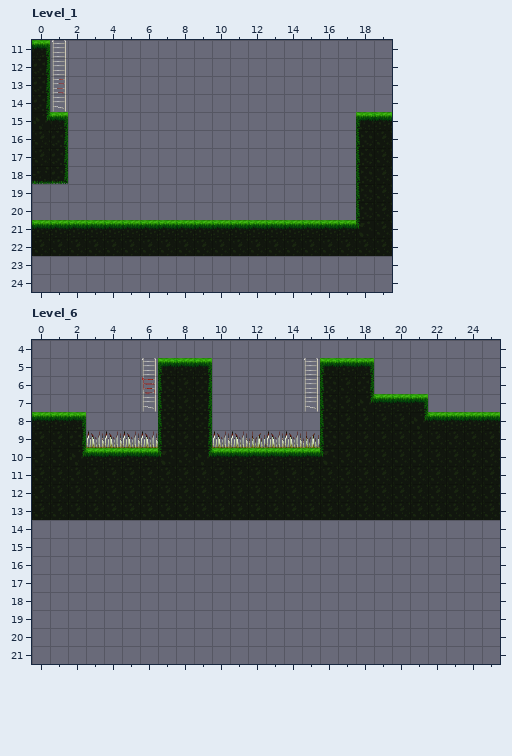
Two versions of a level (LDtk project, Assets/Mefedron(kolya)/LDtk_Lvls/Lvl_3.ldtk). The picture above is the old version.
Cells are 32x32 px. Shown: Level_1 x 0..19, y 11..24; Level_6 x 0..25, y 4..21. The commit also changed other parts of the map, which this record leaves out. The old version is drawn lined up with the new one.
After:
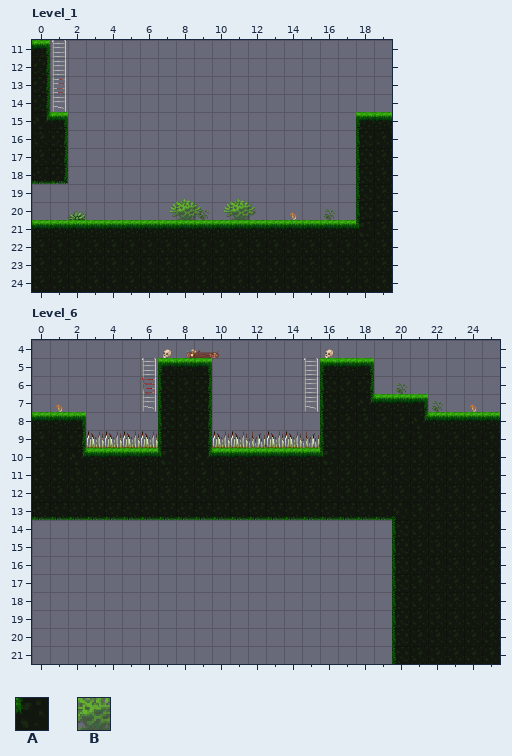
Key: from "Ground": A 1 "Ground"; from "Objects": B 1 "Objects".
_ is an empty cell.
Tiles of an added or newly shown layer are drawn over the layers below it.
From old to new:
Level_1: map size 20x23 -> 20x25 cells
Level_6: map size 26x14 -> 26x22 cells
Layer "Ground", Level_1:
y 23..24: x 0..19 ____________________ -> AAAAAAAAAAAAAAAAAAAA
Layer "Objects" (added), Level_1:
y 20: x 2 _ -> B; x 8..9 __ -> BB; x 11 _ -> B; x 14 _ -> B; x 16 _ -> B
Layer "Ground", Level_6:
y 14..21: x 20..25 ______ -> AAAAAA
Layer "Objects" (added), Level_6:
y 4: x 7 _ -> B; x 9 _ -> B; x 16 _ -> B
y 6: x 20 _ -> B
y 7: x 1 _ -> B; x 22 _ -> B; x 24 _ -> B
